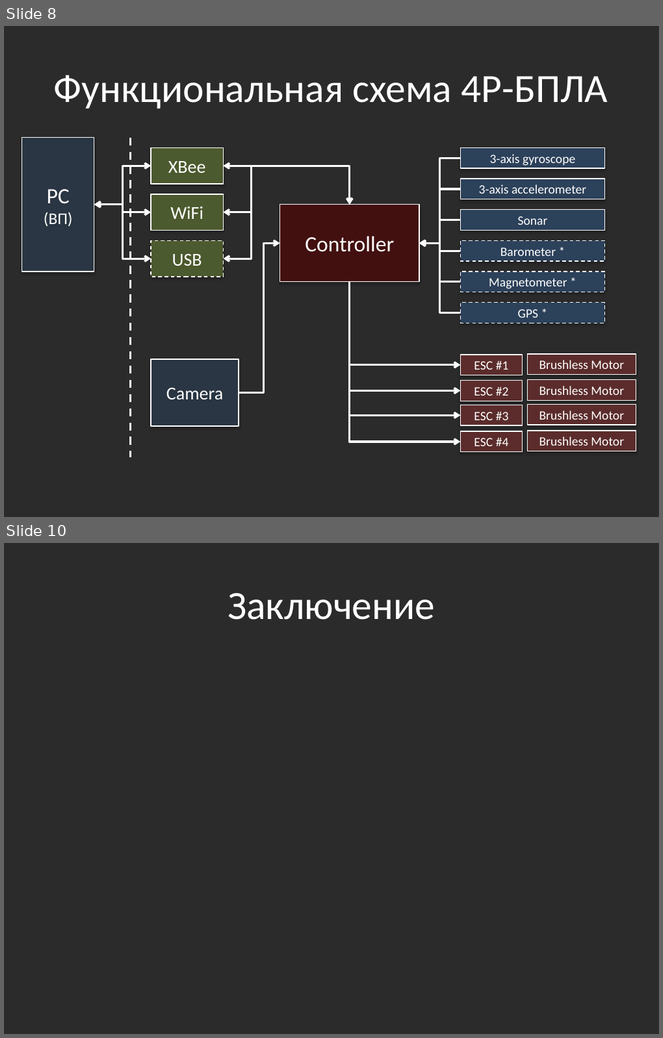
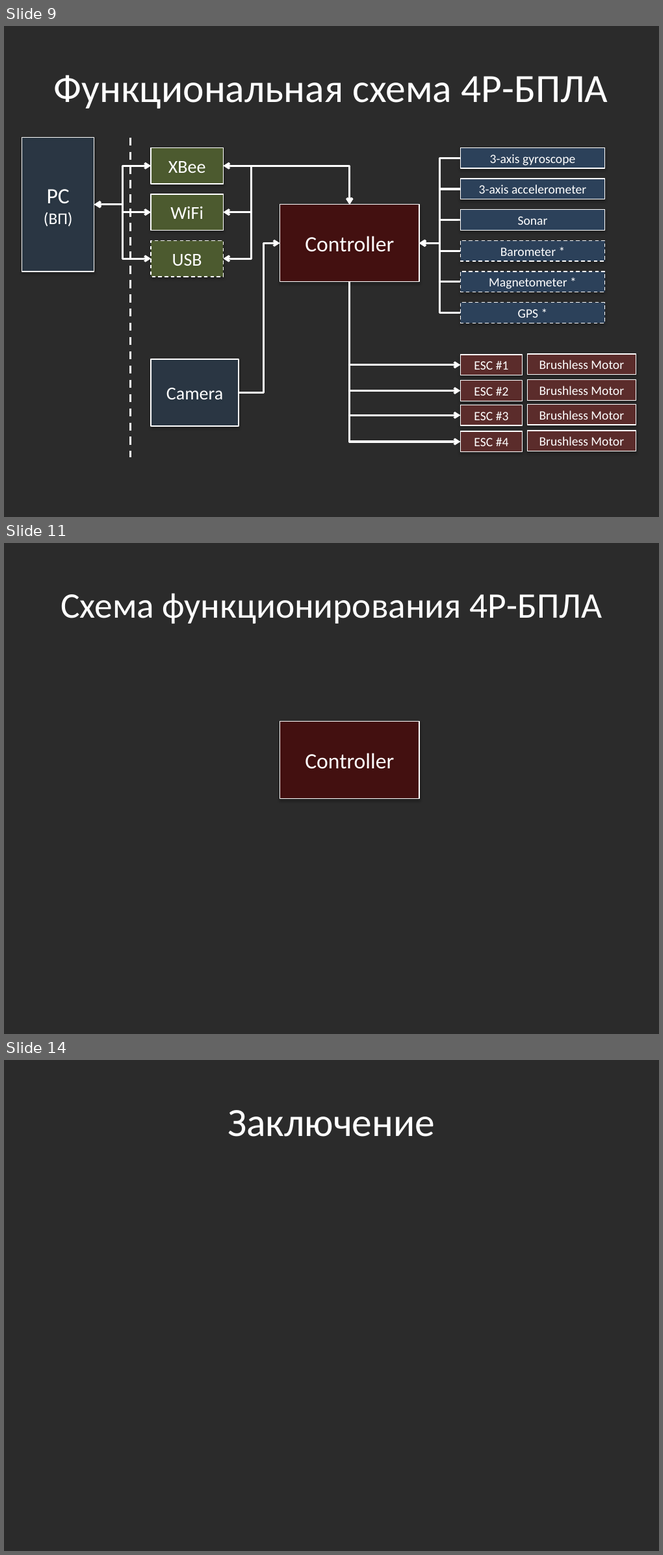
Before and after one commit to yaceq/quadro-xds, a slide deck: Docs/Medias2012_dhg.pptx. Shown one above the other, each under a label of ours: slides 8 and 10 before the commit, slides 9, 11 and 14 after it; the slides between them are not shown. The pictures are 663x1038 and 663x1555 pixels, drawn with LibreOffice and Linux fonts; fonts in the diff are those of the drawing; background and template pictures are left out; a plain dark background stands for a picture behind light text. Boxes give left, top, right and bottom in pixels: in the first picture for what was removed or moved away, otherwise in the second. Text is boxed around its words. In the diff, an @@ line names an element or a change of style, - is before the commit and + after.

```diff
--- a/Docs/Medias2012_dhg.pptx
+++ b/Docs/Medias2012_dhg.pptx
@@ slide 11 added at [4,543,659,1034], background picture (left out) @@
@@ title added at [61,593,603,624], 39.6 pt, text #FFFFFF @@
+Схема функционирования 4Р-БПЛА
@@ rectangle added at [280,722,419,799], fill #640000 at 50% opacity, outline #FFFFFF 1 pt, 24 pt, text #FFFFFF @@
+Controller
@@ what was slide 8 is now slide 9 @@
@@ what was slide 10 is now slide 14 @@
```
Also in this commit, not shown: 6 slides changed, 3 other slides added.
